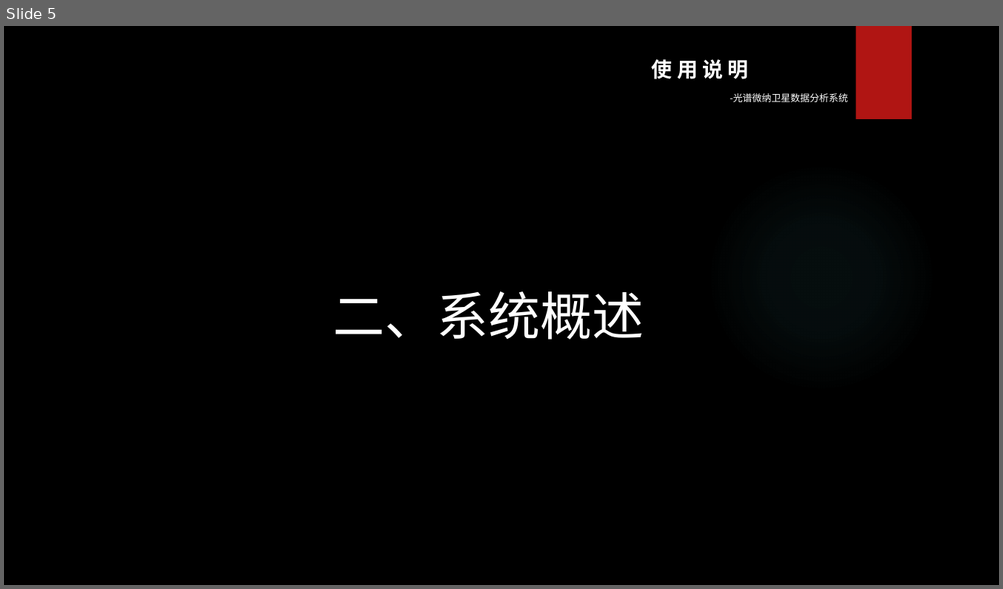
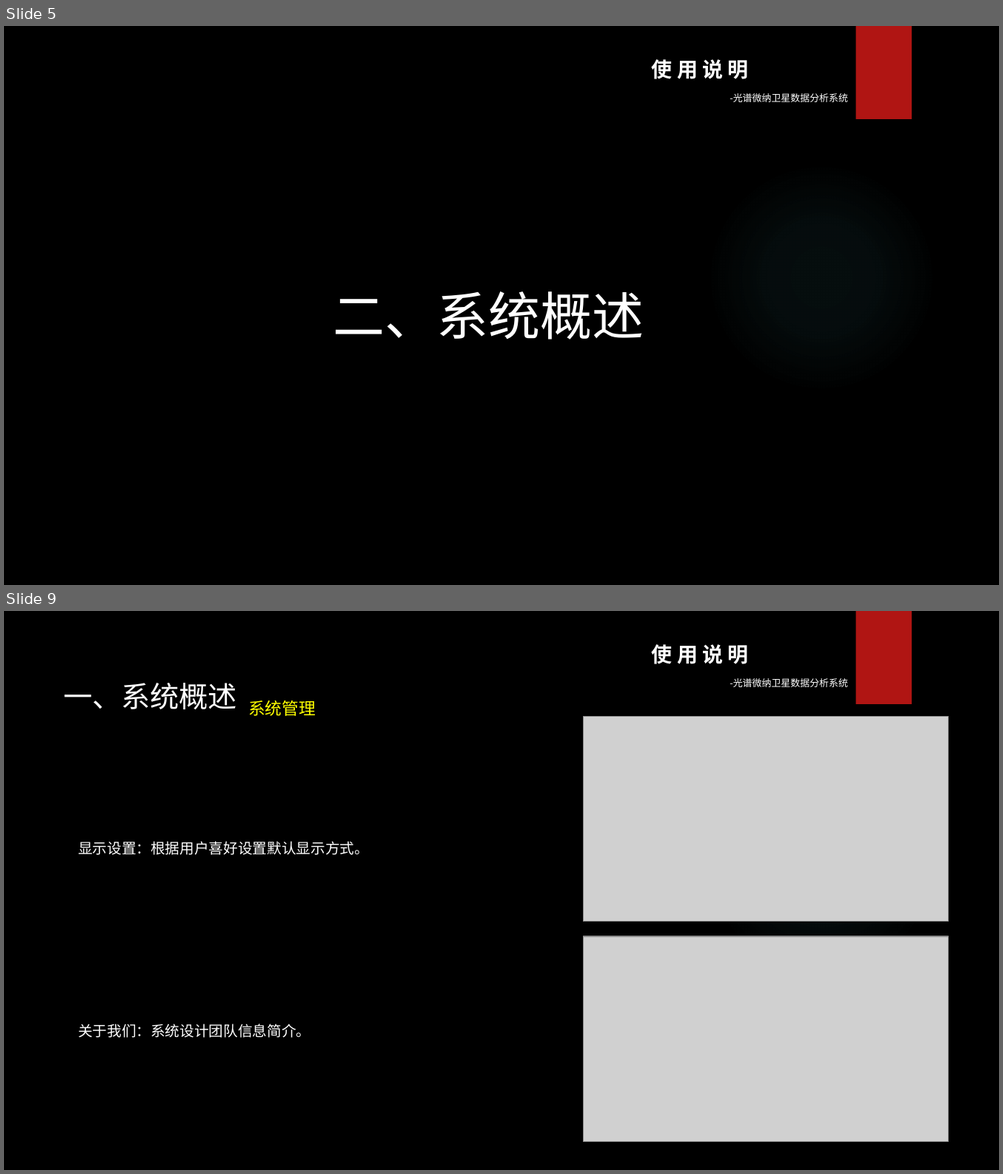
Before and after one commit to Levikov/Spectra, a slide deck: Spectra/image/Spectra使用说明&演示.pptx. Shown one above the other, each under a label of ours: slide 5 before the commit, slides 5 and 9 after it; the slides between them are not shown. The pictures are 1003x589 and 1003x1174 pixels, drawn with LibreOffice and Linux fonts; fonts in the diff are those of the drawing; grey boxes stand for pictures; background and template pictures are left out. Boxes give left, top, right and bottom in pixels: in the first picture for what was removed or moved away, otherwise in the second. Text is boxed around its words. In the diff, an @@ line names an element or a change of style, - is before the commit and + after.

```diff
--- a/Spectra/image/Spectra使用说明&演示.pptx
+++ b/Spectra/image/Spectra使用说明&演示.pptx
@@ slide 9 added at bbox=[4, 611, 999, 1170], background picture (left out); not listed: 3 template elements that a slide beside it also shows @@
@@ text added at bbox=[63, 683, 316, 716], 28 pt, text #FFFFFF @@
+一、系统概述 系统管理
@@ picture added at bbox=[583, 716, 948, 922] @@
@@ text added at bbox=[78, 841, 369, 1038], 14 pt, text #FFFFFF @@
+显示设置：根据用户喜好设置默认显示方式。
+关于我们：系统设计团队信息简介。
@@ picture added at bbox=[583, 937, 948, 1143] @@
```
Also in this commit, not shown: 3 other slides added, 1 slide removed.
